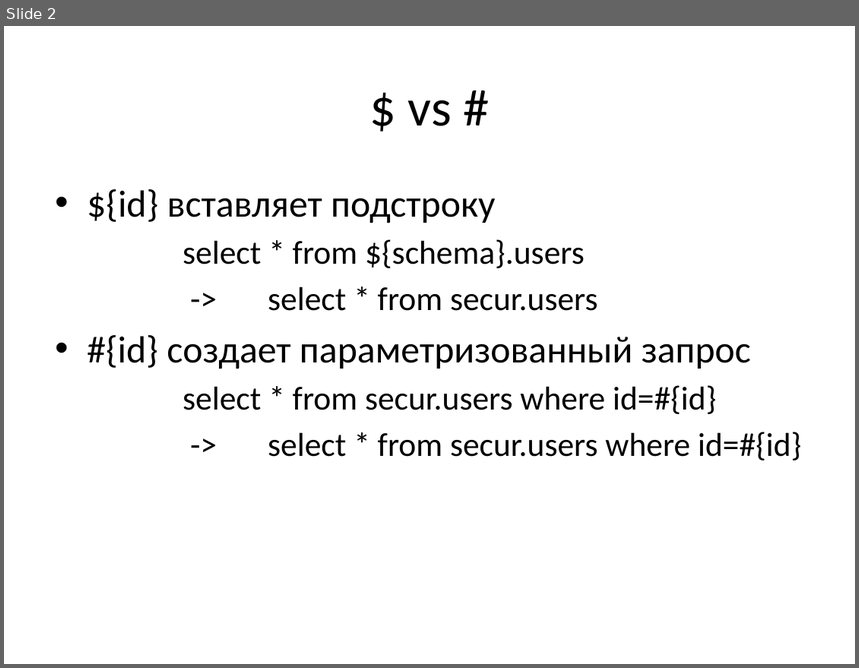
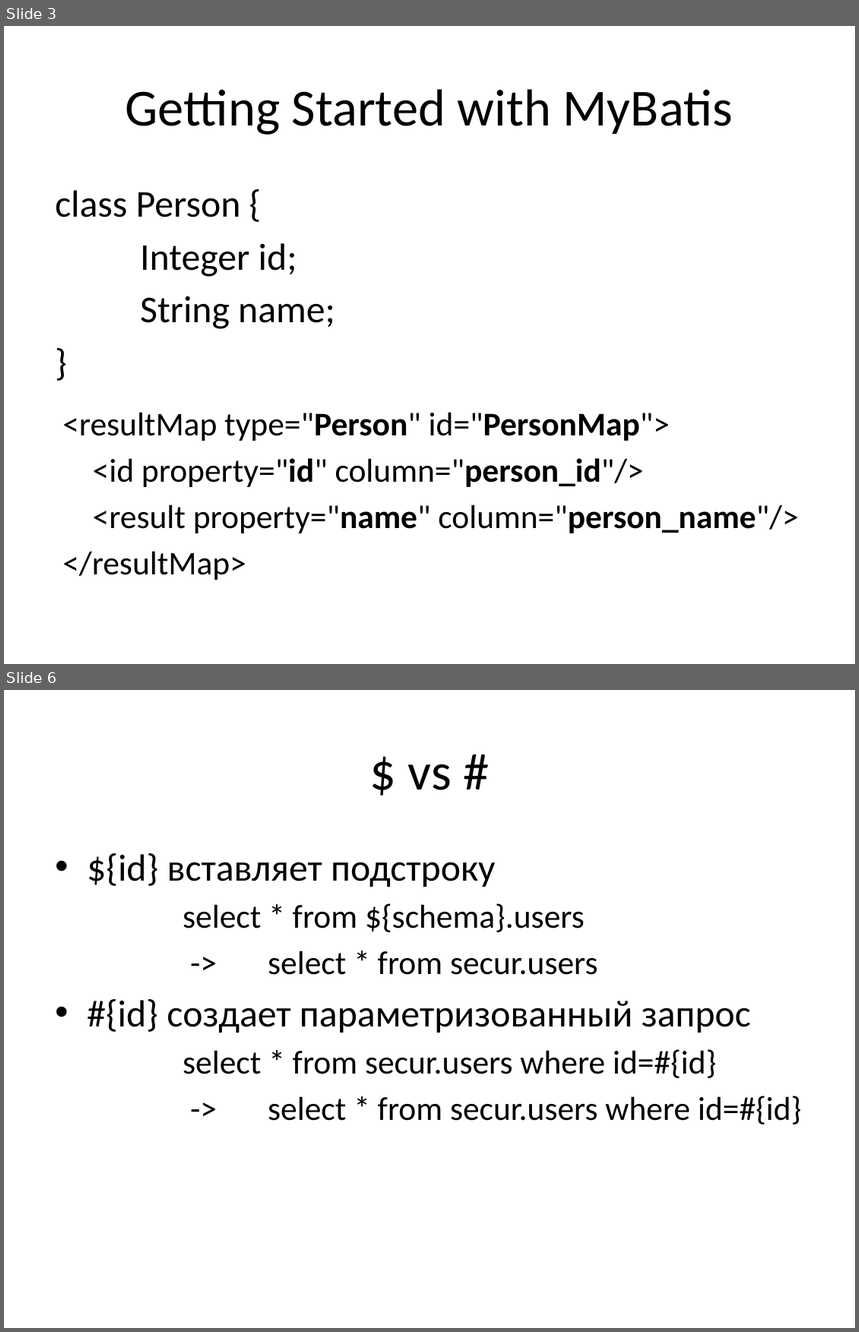
Before and after one commit to vitali-kviatkouski/personal, a slide deck: MyBatis.pptx. Shown one above the other, each under a label of ours: slide 2 before the commit, slides 3 and 6 after it; the slides between them are not shown. The pictures are 859x668 and 859x1332 pixels, drawn with LibreOffice and Linux fonts; fonts in the diff are those of the drawing. Boxes give left, top, right and bottom in pixels: in the first picture for what was removed or moved away, otherwise in the second. Text is boxed around its words. In the diff, an @@ line names an element or a change of style, - is before the commit and + after.

```diff
--- a/MyBatis.pptx
+++ b/MyBatis.pptx
@@ slide 3 added at (x1=4, y1=26, x2=855, y2=664), background #FFFFFF @@
@@ title added at (x1=126, y1=89, x2=733, y2=135), 44 pt, text #000000 @@
+Getting Started with MyBatis
@@ text added at (x1=55, y1=190, x2=335, y2=329), 32 pt, text #000000 @@
+class Person {
+Integer id;
+String name;
+}
@@ text added at (x1=63, y1=412, x2=798, y2=580), 28 pt, text #000000 @@
+<resultMap type="Person" id="PersonMap">
+<id property="id" column="person_id"/>
+<result property="name" column="person_name"/>
+</resultMap>
@@ what was slide 2 is now slide 6 @@
```
Also in this commit, not shown: 2 slides changed, 3 other slides added.
